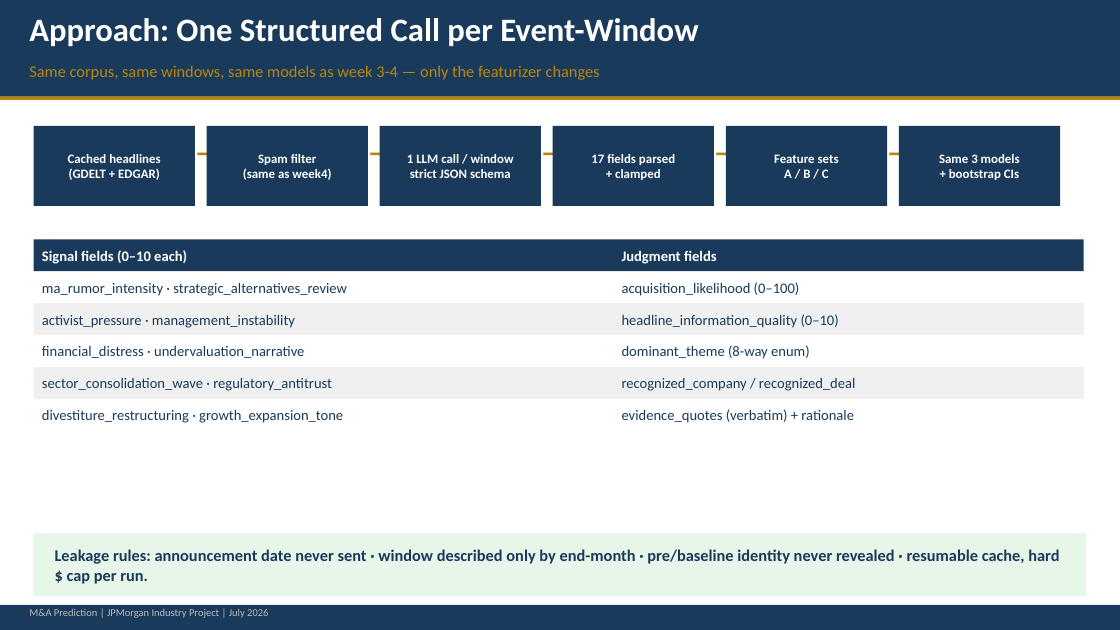
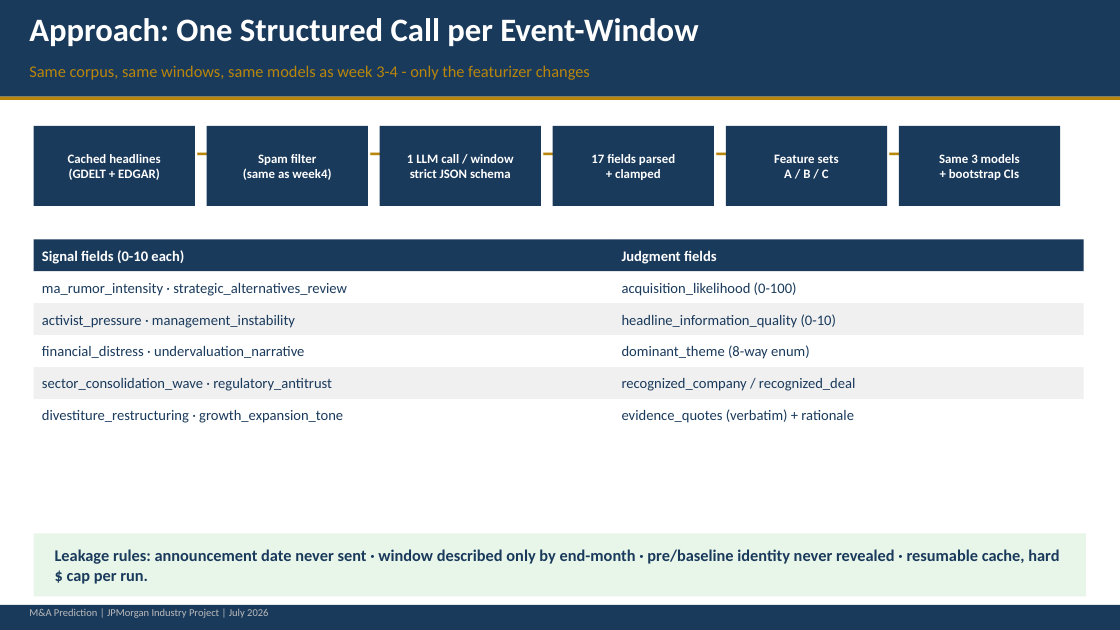
Before and after one commit to cindyfu0312/ucb-jpm-MA-prediction, a slide deck: slide 3 of reports/week6_llm_ma_prediction_presentation.pptx. Drawn at 1120x630 pixels with LibreOffice and Linux fonts; fonts in the diff are those of the drawing. Boxes give left, top, right and bottom in pixels: in the first picture for what was removed or moved away, otherwise in the second. Text is boxed around its words. In the diff, an @@ line names an element or a change of style, - is before the commit and + after.

Commit message:
Deck: cut redundant prompt slide, add interpretation, drop em dashes
- Remove the old 'What the Model Actually Reads' slide (superseded by the
  detailed 'The Exact Call' slide). Deck is now 13 slides.
- Masking & Repeatability: replace the summary table with two per-chart
  interpretation cards explaining what the scatter plots show.
- Verdict slide: drop the pre-registered-criteria table (hard to present)
  and replace it with a plain-English verdict banner; simplify the title.
- Replace all em/en dashes with hyphens across the deck, and sanitize
  stats-derived text at load so notebook output can't reintroduce them.

```diff
--- a/reports/week6_llm_ma_prediction_presentation.pptx
+++ b/reports/week6_llm_ma_prediction_presentation.pptx
@@ text at (29,65,590,80): text changed @@
-Same corpus, same windows, same models as week 3-4 — only the featurizer changes
+Same corpus, same windows, same models as week 3-4 - only the featurizer changes
@@ text at (42,250,184,264): text changed @@
-Signal fields (0–10 each)
+Signal fields (0-10 each)
@@ text at (622,282,797,296): text changed @@
-acquisition_likelihood (0–100)
+acquisition_likelihood (0-100)
@@ text at (622,314,836,328): text changed @@
-headline_information_quality (0–10)
+headline_information_quality (0-10)
```
Also in this commit, not shown: 10 other slides changed, 1 slide added, 2 slides removed, 1 other file.
